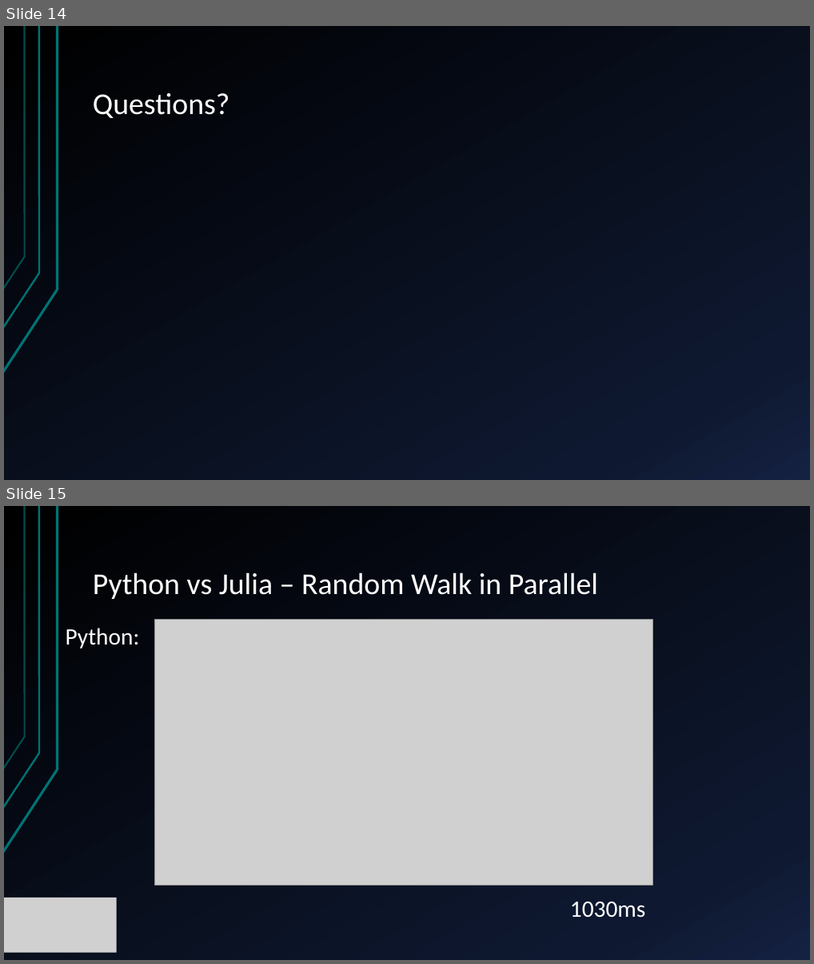
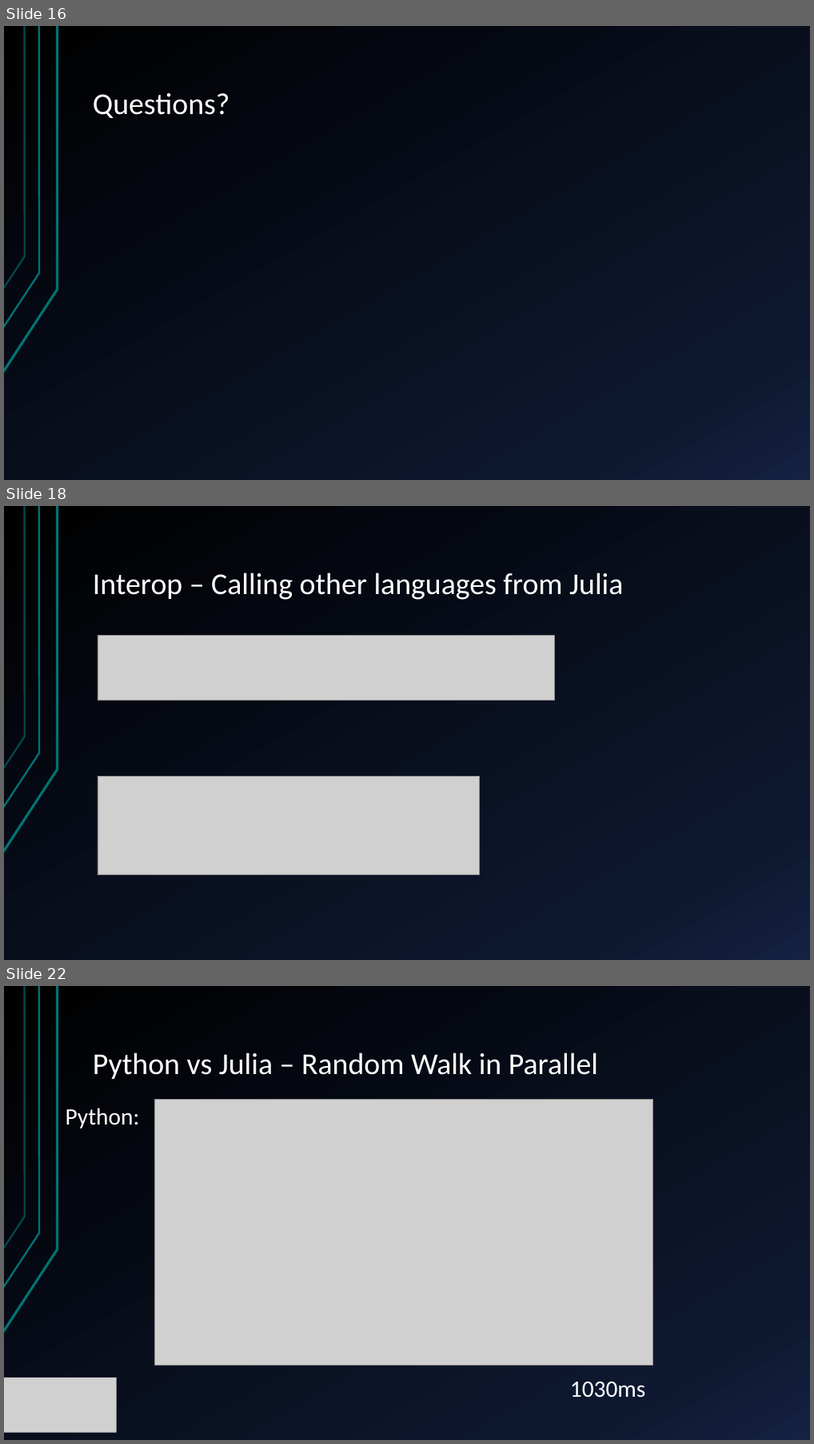
Before and after one commit to JamieMair/intro-to-julia-talk, a slide deck: Introduction to Julia.pptx. Shown one above the other, each under a label of ours: slides 14 and 15 before the commit, slides 16, 18 and 22 after it; the slides between them are not shown. The pictures are 814x964 and 814x1444 pixels, drawn with LibreOffice and Linux fonts; fonts in the diff are those of the drawing; grey boxes stand for pictures. Boxes give left, top, right and bottom in pixels: in the first picture for what was removed or moved away, otherwise in the second. Text is boxed around its words. In the diff, an @@ line names an element or a change of style, - is before the commit and + after.

```diff
--- a/Introduction to Julia.pptx
+++ b/Introduction to Julia.pptx
@@ slide 18 added at (4,506,810,960), background gradient #000000 to #0F1931 to #142242; not listed: 3 template elements that a slide beside it also shows @@
@@ title added at (93,572,623,600), 36 pt, text #FFFFFF @@
+Interop – Calling other languages from Julia
@@ picture added at (98,635,554,700) @@
@@ picture added at (98,776,480,875) @@
@@ what was slide 14 is now slide 16 @@
@@ what was slide 15 is now slide 22 @@
```
Also in this commit, not shown: 2 slides changed, 6 other slides added.
